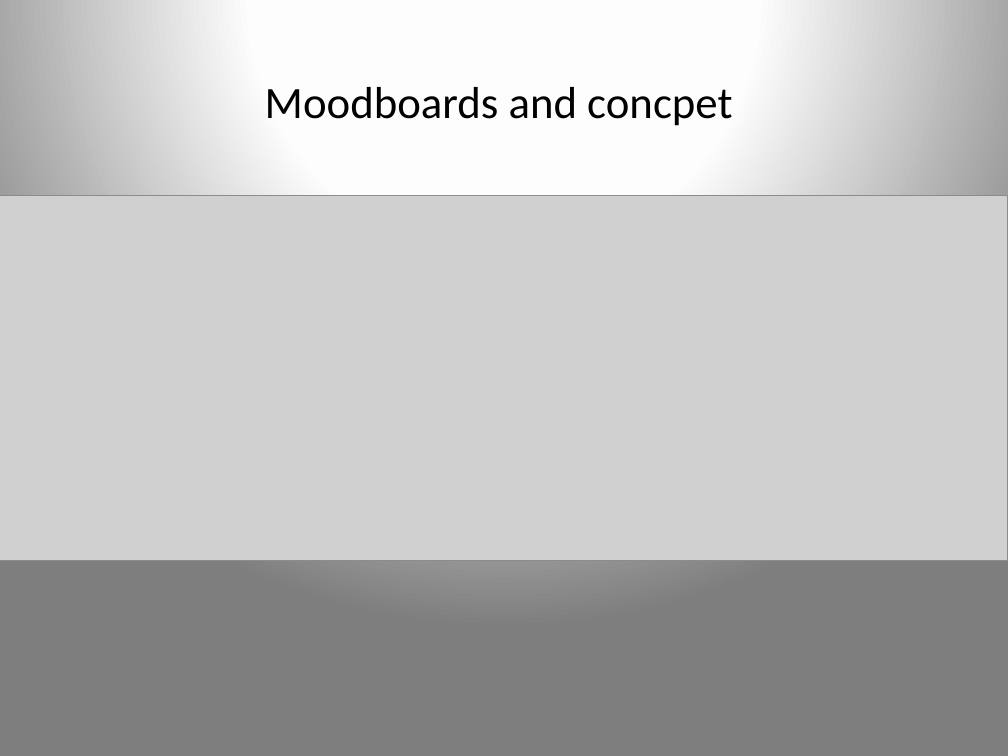
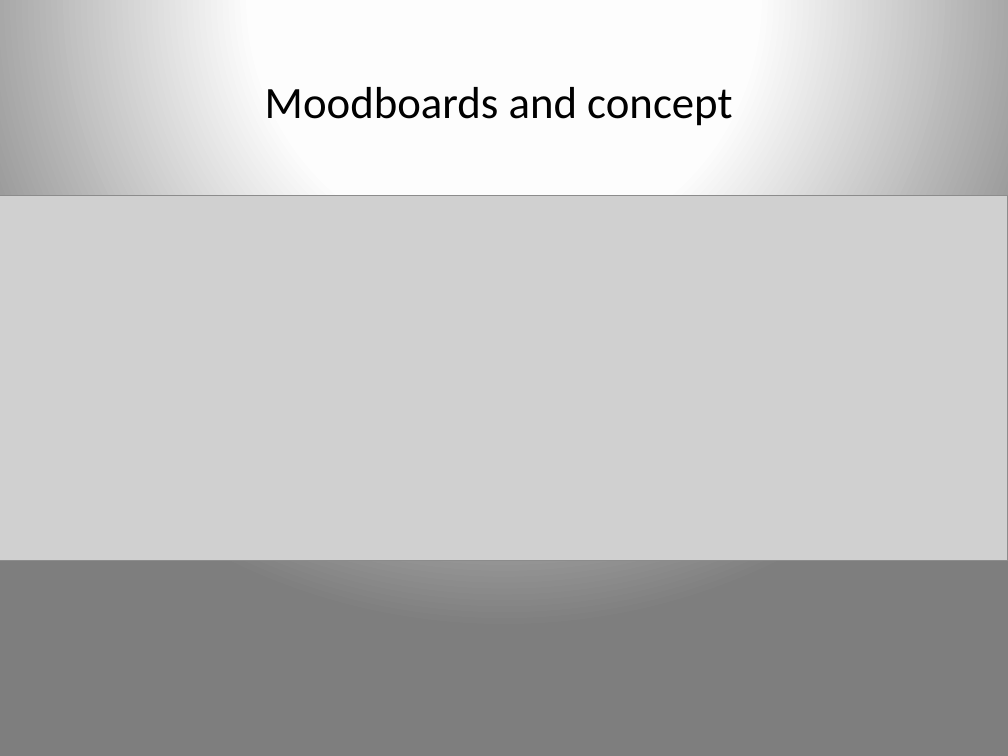
Before and after one commit to UoSGamesGroups/second-semester-s2-l4-5-group-19, a slide deck: slide 8 of Presentation/Pitch Presentation_Group 19.pptx. Drawn at 1008x756 pixels with LibreOffice and Linux fonts; fonts in the diff are those of the drawing; grey boxes stand for pictures. Boxes give left, top, right and bottom in pixels: in the first picture for what was removed or moved away, otherwise in the second. Text is boxed around its words. In the diff, an @@ line names an element or a change of style, - is before the commit and + after.

```diff
--- a/Presentation/Pitch Presentation_Group 19.pptx
+++ b/Presentation/Pitch Presentation_Group 19.pptx
@@ text at [265,87,732,126]: text changed @@
-Moodboards and concpet
+Moodboards and concept
```
Also in this commit, not shown: 3 other slides changed, 1 slide added, 15 other files.
